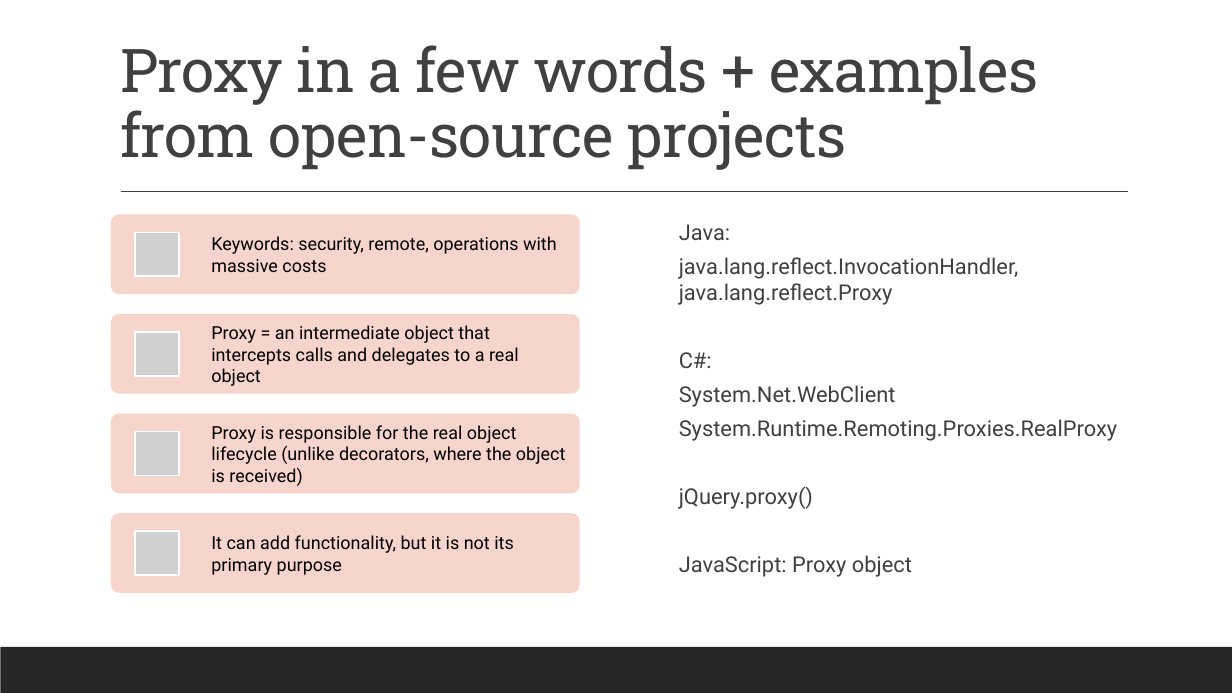
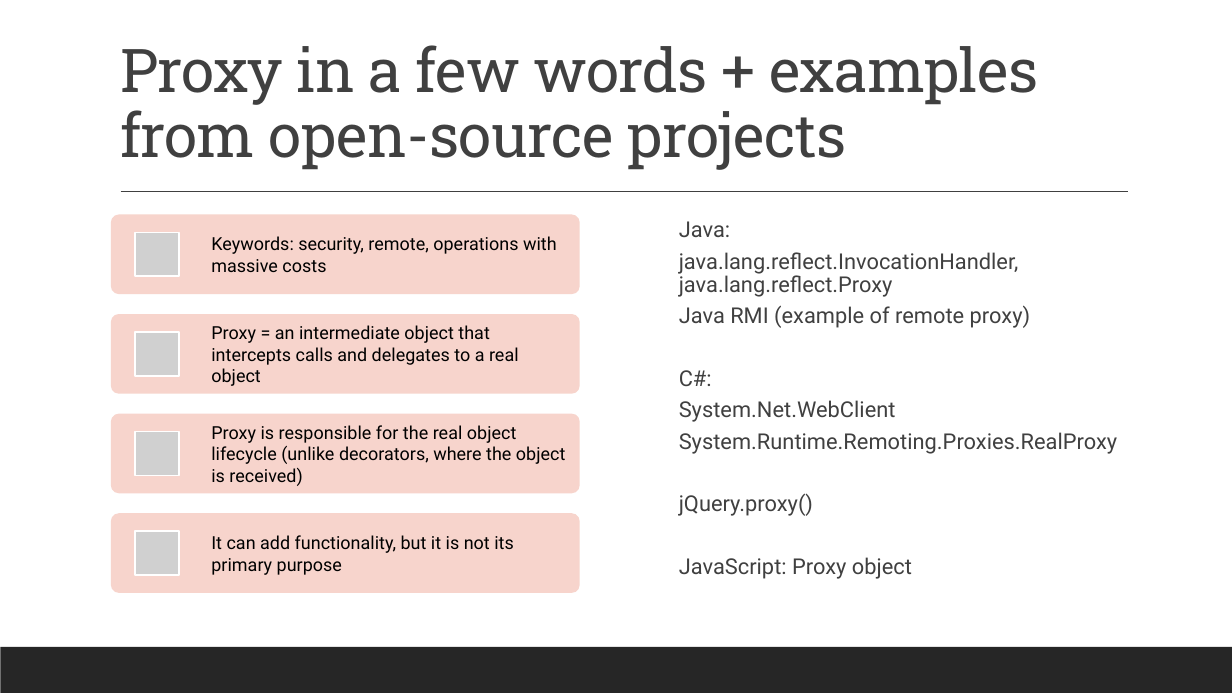
Before and after one commit to amturian/design-patterns, a slide deck: slide 16 of PPT Presentations/DesignPatterns-StructuralPatterns.pptx. Drawn at 1232x693 pixels with LibreOffice and Linux fonts; fonts in the diff are those of the drawing; grey boxes stand for pictures. Boxes give left, top, right and bottom in pixels: in the first picture for what was removed or moved away, otherwise in the second. Text is boxed around its words. In the diff, an @@ line names an element or a change of style, - is before the commit and + after.

```diff
--- a/PPT Presentations/DesignPatterns-StructuralPatterns.pptx
+++ b/PPT Presentations/DesignPatterns-StructuralPatterns.pptx
@@ text at (679,221,1118,579): line spacing 1 to 0.9 @@
@@ text at (679,305,1031,328): paragraph added @@
+  Java RMI (example of remote proxy)
```
Also in this commit, not shown: 4 other slides changed, 1 slide added, 1 other file.
